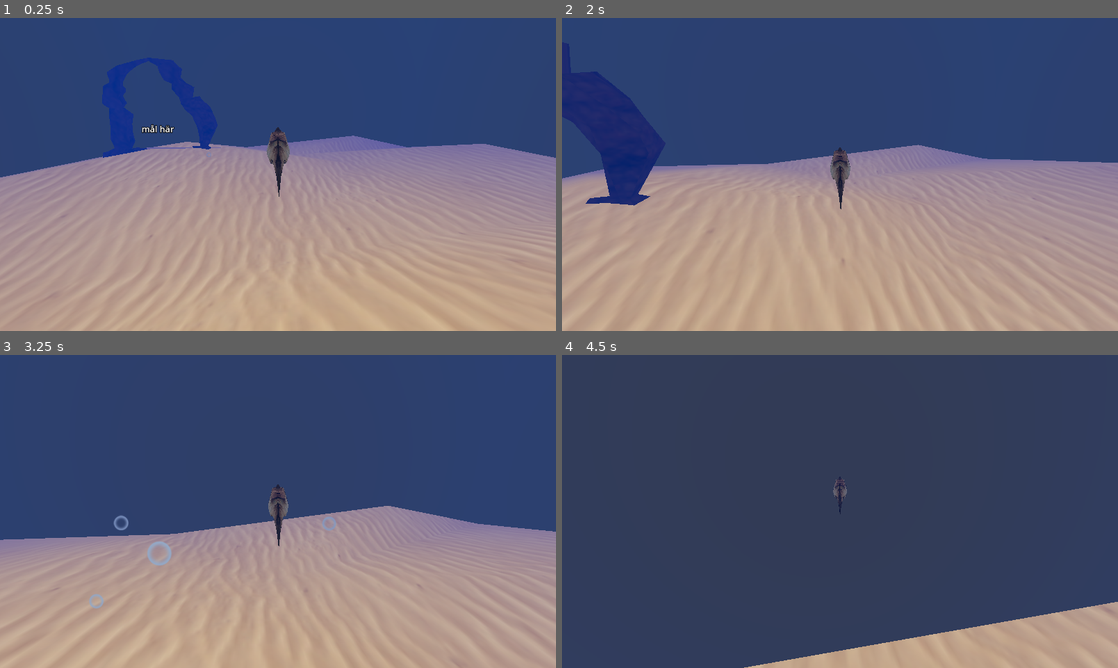
Above: before the commit, frames 1-4 (two rows, left to right).
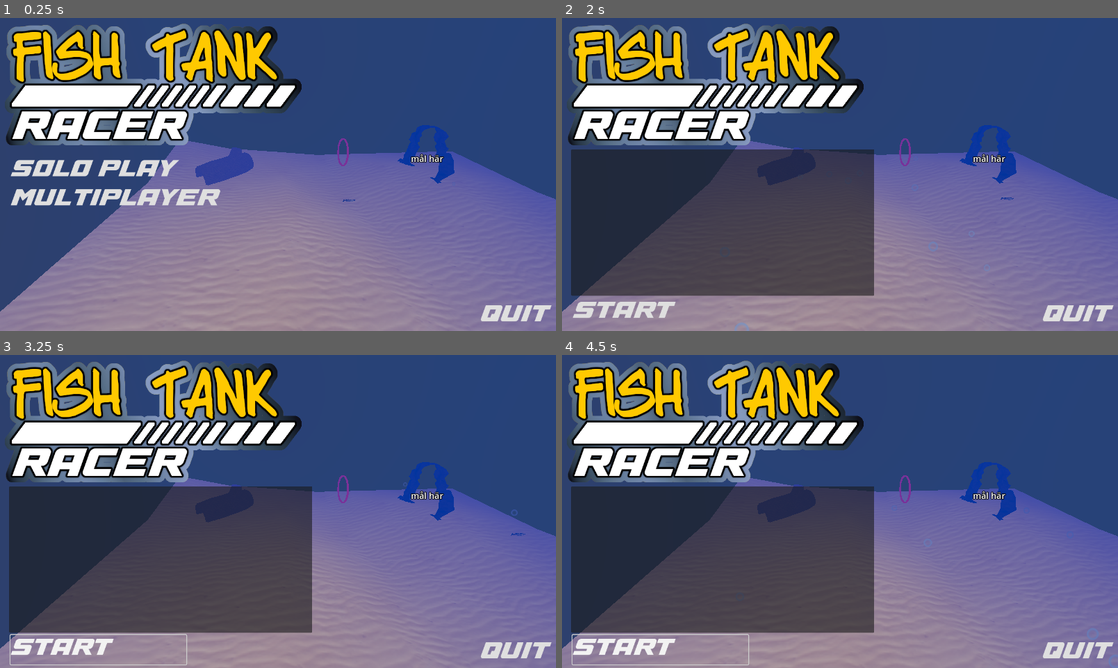
Above: after the commit, the same moments.

Repository: henkehedstrom/dj-scaled
Game: Godot game, scene res://Scenes/menu.tscn
The game is run twice, just before and just after one commit, with the same random seed, the same clock (stepped at 60 frames per second) and the same inputs. Before the commit the project starts from res://level.tscn.
Inputs (mouse positions are in pixels of both pictures, inside the frame that each line leads up to):
- Up to frame 1 (0.25 s): no input
- Up to frame 2 (2 s): click (678, 199) at 0.5 s, where only the run after the commit has a clickable "MULTIPLAYER"; click (662, 171) at 1.25 s, where only the run after the commit has a clickable "HOST"
- Up to frame 3 (3.25 s): click (100, 649) at 2 s, where only the run after the commit has a clickable "START"; click (100, 649) at 2.75 s, where only the run after the commit has a clickable "START"
- Up to frame 4 (4.5 s): move the mouse to (867, 511) at 3.52 s; hold W (forward) from 3.53 s (still down); move the mouse to (812, 511) at 4.27 s

The runs differ from the first frame. In frame 1, 74% of the frame differs, in the area x 0-100%, y 1-100%; in frame 2, 73%; in frame 3, 71%; in frame 4, 84%, in the area x 0-100%, y 0-100%.

Commit message:
Multiplayer skeleton

Diff:
--- a/Scenes/menu.gd
+++ b/Scenes/menu.gd
@@ -1,10 +1,17 @@
 extends Node3D
 
 var solo_play_scene : PackedScene = preload("res://level.tscn")
+var player_info = {"name": "Name", "id": -1}
+
+signal player_connected(peer_id, player_info)
 
 func _ready():
 	$Camera3D.current = true
 	Input.mouse_mode = Input.MOUSE_MODE_VISIBLE
+
+	$Control.visible = true
+	$MultiplayerControl.visible = false
+	$LobbyControl.visible = false
 	pass
 
 
@@ -15,6 +22,7 @@
 func _on_quit_game_button_pressed():
 	_quit_game()
 
+
 func _change_scene(change_to_scene : PackedScene):
 	var root = get_tree().root
 	var level = root.get_children()[0]
@@ -24,5 +32,55 @@
 	root.add_child(new_scene)
 	pass
 
+
 func _quit_game():
 	get_tree().quit()
+
+
+func _on_multiplayer_button_pressed():
+	$Control.visible = false
+	$MultiplayerControl.visible = true
+
+
+func _on_host_game_button_pressed():
+	var peer = ENetMultiplayerPeer.new()
+	if (peer.create_server(25567, 5) == null):
+		print("failed to create server")
+		pass
+
+	multiplayer.multiplayer_peer = peer
+	print("started server")
+	$MultiplayerControl.visible = false
+	$LobbyControl.visible = true
+
+
+func _on_join_game_button_pressed():
+	$MultiplayerControl/JoinGameButton.disabled = true
+	var peer = ENetMultiplayerPeer.new()
+
+	var ip : String = $MultiplayerControl/IpAddressLineEdit.text
+
+	var connect_result : Error = peer.create_client(ip, 25567)
+
+	if connect_result != Error.OK:
+		print("Failed to connect to server")
+		$MultiplayerControl/JoinGameButton.disabled = false
+		return
+
+	multiplayer.multiplayer_peer = peer
+	print("started client")
+	multiplayer.peer_connected.connect(_on_player_connected)
+
+	$MultiplayerControl.visible = false
+	$LobbyControl.visible = true
+
+func _on_player_connected(id):
+	_register_player.rpc_id(id, player_info)
+
+@rpc("any_peer", "reliable")
+func _register_player(new_player_info):
+	var new_player_id = multiplayer.get_remote_sender_id()
+	new_player_info.id = new_player_id
+	player_connected.emit(new_player_id, new_player_info)
+	$LobbyControl/ConnectedPlayers.add_item(new_player_info.name + str(new_player_id))
+	print("client connected")
--- a/Scenes/menu.tscn
+++ b/Scenes/menu.tscn
@@ -29,6 +29,7 @@
 offset_bottom = 318.0
 
 [node name="SoloPlayButton" type="Button" parent="Control"]
+layout_mode = 0
 offset_right = 405.0
 offset_bottom = 68.0
 theme = ExtResource("4_c10h6")
@@ -36,14 +37,96 @@
 flat = true
 alignment = 0
 
-[node name="QuitGameButton" type="Button" parent="Control"]
+[node name="MultiplayerButton" type="Button" parent="Control"]
+layout_mode = 0
 offset_top = 67.0
 offset_right = 405.0
 offset_bottom = 135.0
+theme = ExtResource("4_c10h6")
+text = "MULTIPLAYER"
+flat = true
+alignment = 0
+
+[node name="MultiplayerControl" type="Control" parent="."]
+layout_mode = 3
+anchors_preset = 0
+offset_left = 24.0
+offset_top = 318.0
+offset_right = 24.0
+offset_bottom = 318.0
+
+[node name="HostGameButton" type="Button" parent="MultiplayerControl"]
+layout_mode = 0
+offset_top = 1.0
+offset_right = 405.0
+offset_bottom = 69.0
+theme = ExtResource("4_c10h6")
+text = "HOST"
+flat = true
+alignment = 0
+
+[node name="JoinGameButton" type="Button" parent="MultiplayerControl"]
+layout_mode = 0
+offset_top = 67.0
+offset_right = 405.0
+offset_bottom = 135.0
+theme = ExtResource("4_c10h6")
+text = "JOIN"
+flat = true
+alignment = 0
+
+[node name="IpAddressLineEdit" type="LineEdit" parent="MultiplayerControl"]
+layout_mode = 0
+offset_left = -3.0
+offset_top = 125.0
+offset_right = 659.0
+offset_bottom = 193.0
+theme = ExtResource("4_c10h6")
+placeholder_text = "HOST IP"
+
+[node name="LobbyControl" type="Control" parent="."]
+layout_mode = 3
+anchors_preset = 0
+offset_left = 24.0
+offset_top = 318.0
+offset_right = 24.0
+offset_bottom = 318.0
+
+[node name="StartGameButton" type="Button" parent="LobbyControl"]
+layout_mode = 0
+offset_top = 326.0
+offset_right = 405.0
+offset_bottom = 394.0
+theme = ExtResource("4_c10h6")
+text = "START"
+flat = true
+alignment = 0
+
+[node name="ConnectedPlayers" type="ItemList" parent="LobbyControl"]
+layout_mode = 0
+offset_left = -3.0
+offset_top = -16.0
+offset_right = 695.0
+offset_bottom = 321.0
+theme = ExtResource("4_c10h6")
+
+[node name="QuitGameButton" type="Button" parent="."]
+anchors_preset = 3
+anchor_left = 1.0
+anchor_top = 1.0
+anchor_right = 1.0
+anchor_bottom = 1.0
+offset_left = -175.0
+offset_top = -68.0
+grow_horizontal = 0
+grow_vertical = 0
 theme = ExtResource("4_c10h6")
 text = "QUIT"
 flat = true
 alignment = 0
 
 [connection signal="pressed" from="Control/SoloPlayButton" to="." method="_on_solo_play_button_pressed"]
-[connection signal="pressed" from="Control/QuitGameButton" to="." method="_on_quit_game_button_pressed"]
+[connection signal="pressed" from="Control/MultiplayerButton" to="." method="_on_multiplayer_button_pressed"]
+[connection signal="pressed" from="MultiplayerControl/HostGameButton" to="." method="_on_host_game_button_pressed"]
+[connection signal="pressed" from="MultiplayerControl/JoinGameButton" to="." method="_on_join_game_button_pressed"]
+[connection signal="pressed" from="QuitGameButton" to="." method="_on_quit_game_button_pressed"]
--- a/project.godot
+++ b/project.godot
@@ -11,7 +11,7 @@
 [application]
 
 config/name="Gameoff2023"
-run/main_scene="res://level.tscn"
+run/main_scene="res://Scenes/menu.tscn"
 config/features=PackedStringArray("4.1", "GL Compatibility")
 config/icon="res://icon.svg"
 
